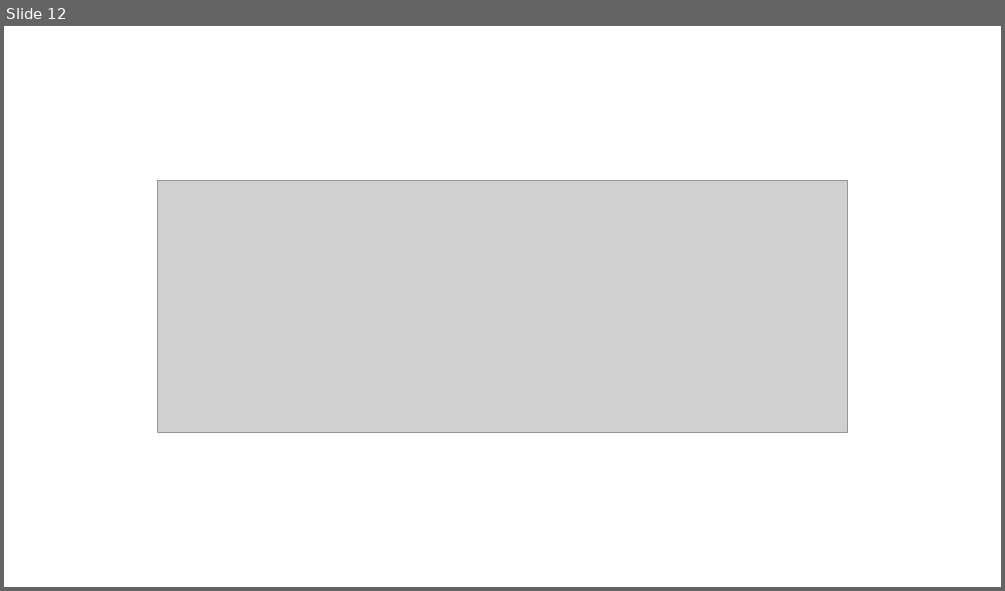
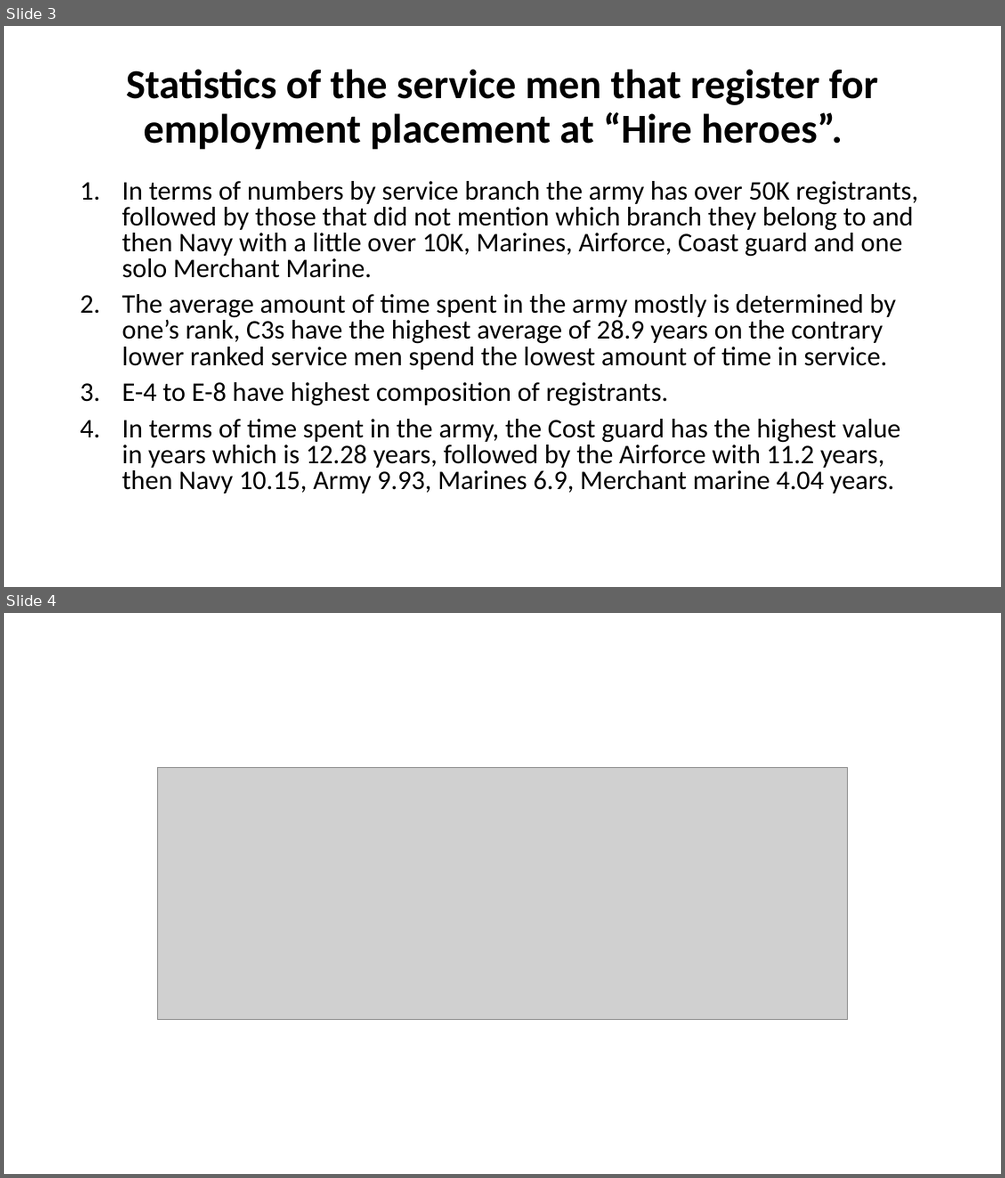
Before and after one commit to mosemb/DLTMClusterDataWareHousing, a slide deck: Tableau/DWProjectFinal.pptx. Shown one above the other, each under a label of ours: slide 12 before the commit, slides 3 and 4 after it. The pictures are 1005x591 and 1005x1178 pixels, drawn with LibreOffice and Linux fonts; fonts in the diff are those of the drawing; grey boxes stand for pictures. Boxes give left, top, right and bottom in pixels: in the first picture for what was removed or moved away, otherwise in the second. Text is boxed around its words. In the diff, an @@ line names an element or a change of style, - is before the commit and + after.

```diff
--- a/Tableau/DWProjectFinal.pptx
+++ b/Tableau/DWProjectFinal.pptx
@@ slide 3 added at (4,26,1001,587), background #FFFFFF @@
@@ title added at (126,69,878,150), 39.6 pt, text #000000, bold @@
+Statistics of the service men that register for employment placement at “Hire heroes”.
@@ text added at (122,181,918,493), 25.9 pt, text #000000 @@
+1. In terms of numbers by service branch the army has over 50K registrants, followed by those that did not mention which branch they belong to and then Navy with a little over 10K, Marines, Airforce, Coast guard and one solo Merchant Marine.
+2. The average amount of time spent in the army mostly is determined by one’s rank, C3s have the highest average of 28.9 years on the contrary lower ranked service men spend the lowest amount of time in service.
+3. E-4 to E-8 have highest composition of registrants.
+4. In terms of time spent in the army, the Cost guard has the highest value in years which is 12.28 years, followed by the Airforce with 11.2 years, then Navy 10.15, Army 9.93, Marines 6.9, Merchant marine 4.04 years.
@@ what was slide 12 is now slide 4 @@
```
Also in this commit, not shown: 1 slide changed, 8 other slides added, 9 slides removed, 2 other files.
